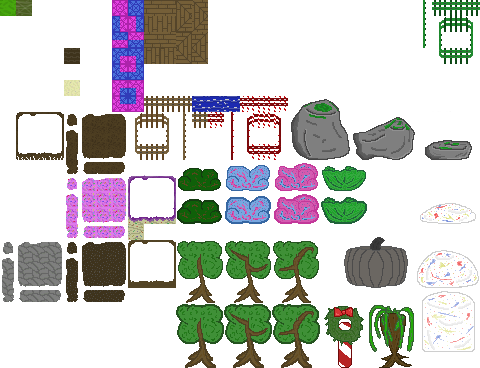
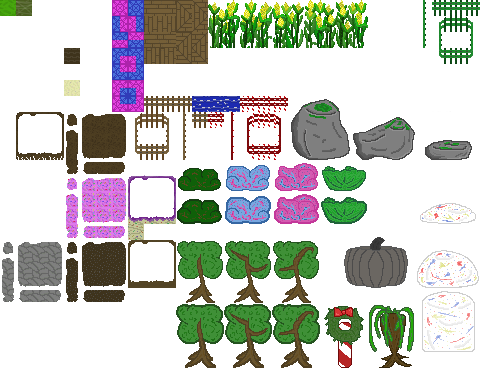
Layered file, before and after one edit (480 × 368). Changes by layer:
renamed "Layer 1" to "corn-stalk-5", painted on it over left=208, top=0, right=368, bottom=48
